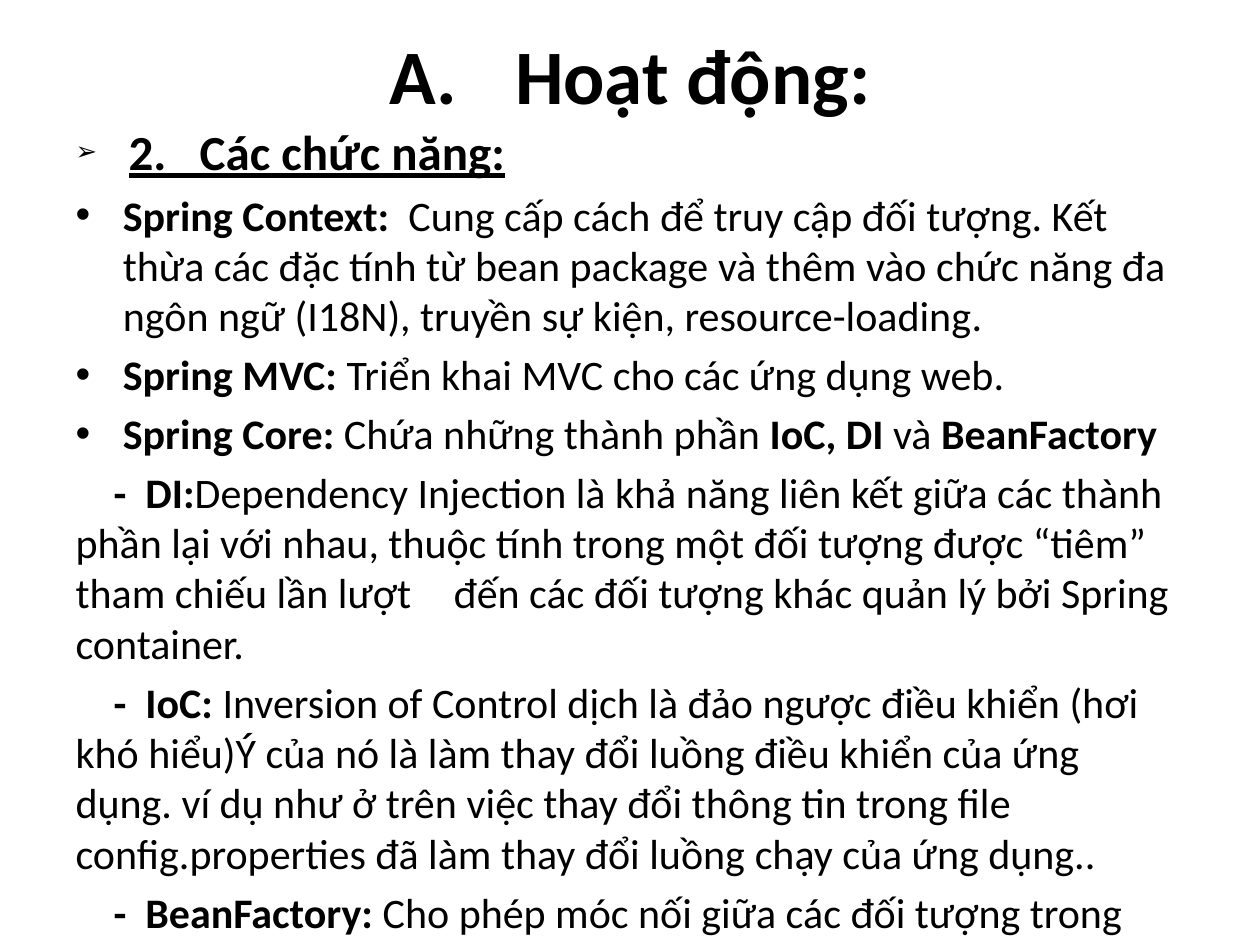
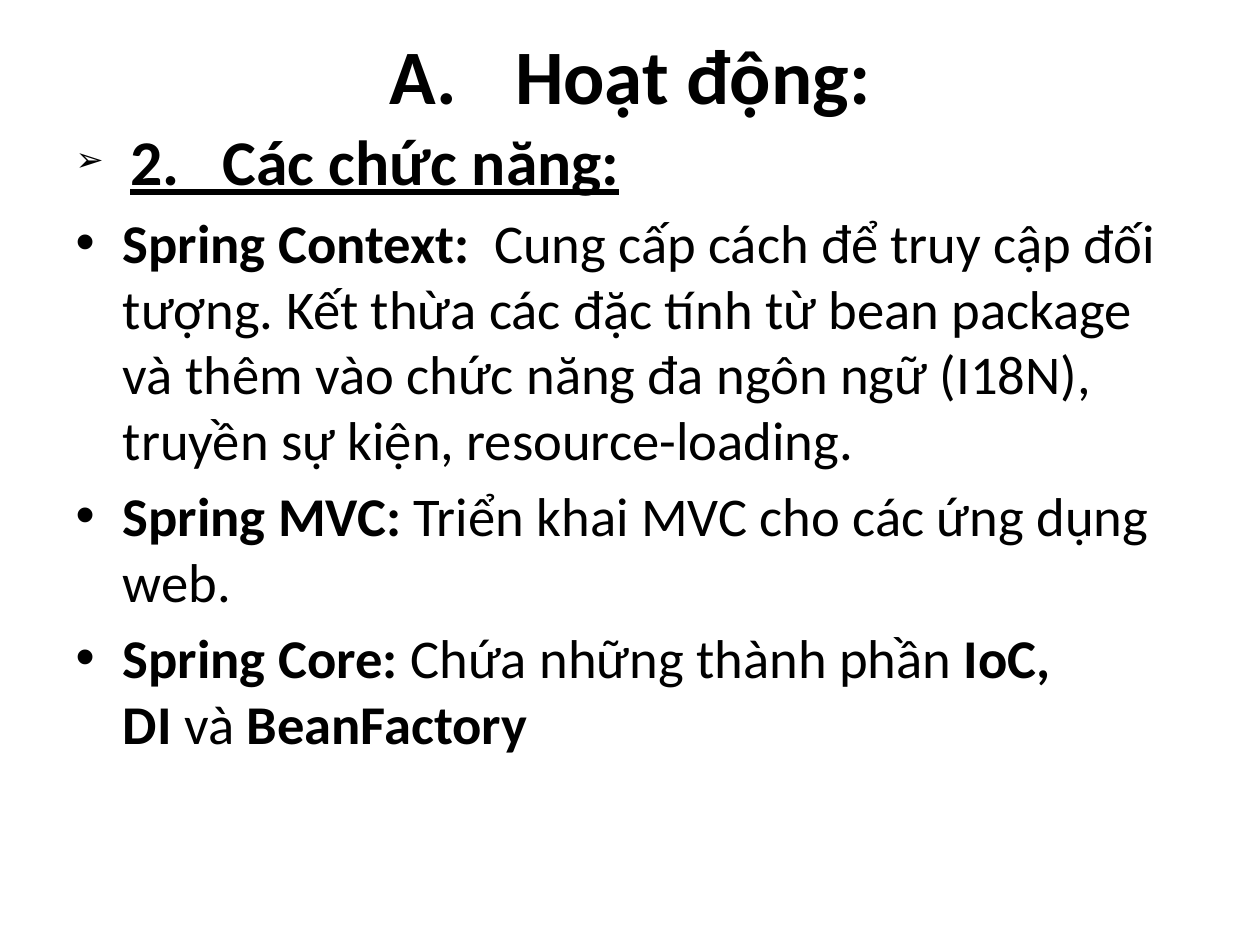
Before and after one commit to tvhnhoainhien1311/Spring_, a slide deck: slide 26 of Updatejava.pptx (slide 19 before the commit). Drawn at 1260x945 pixels with LibreOffice and Linux fonts; fonts in the diff are those of the drawing. Boxes give left, top, right and bottom in pixels: in the first picture for what was removed or moved away, otherwise in the second. Text is boxed around its words. In the diff, an @@ line names an element or a change of style, - is before the commit and + after.

Commit message:
Final PP about Spring

```diff
--- a/Updatejava.pptx
+++ b/Updatejava.pptx
@@ text "2. Các chức năng:" at box(123, 139, 1154, 753): size 28 to 36.4 pt in "2. Các chức năng:"; size 24 to 31.2 pt; more space between paragraphs @@
@@ text at box(76, 476, 1168, 936): paragraphs removed @@
-- DI:Dependency Injection là khả năng liên kết giữa các thành phần lại với nhau, thuộc tính trong một đối tượng được “tiêm” tham chiếu lần lượt đến các đối tượng khác quản lý bởi Spring container.
-- IoC: Inversion of Control dịch là đảo ngược điều khiển (hơi khó hiểu)Ý của nó là làm thay đổi luồng điều khiển của ứng dụng. ví dụ như ở trên việc thay đổi thông tin trong file config.properties đã làm thay đổi luồng chạy của ứng dụng..
-- BeanFactory: Cho phép móc nối giữa các đối tượng trong file cấu hình.
```
Also in this commit, not shown: 4 other slides changed, 7 slides added.
